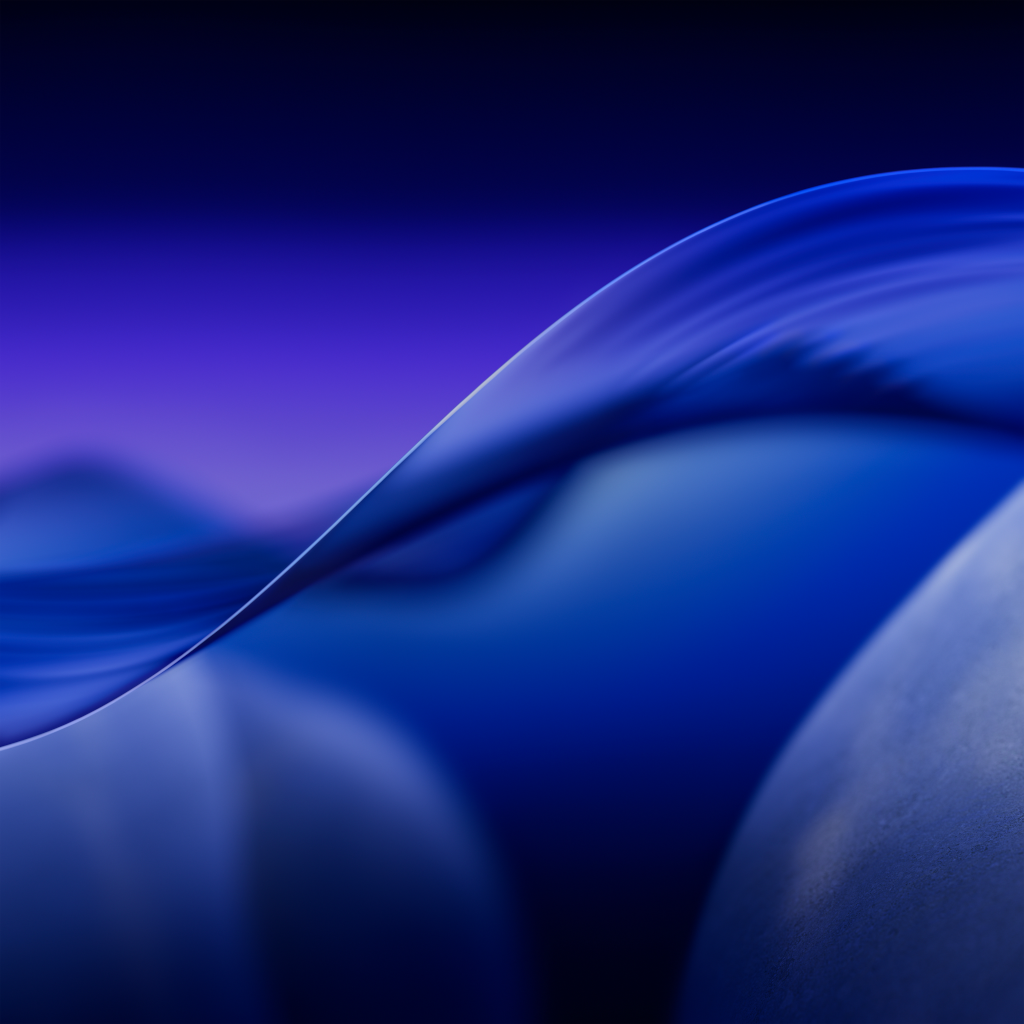
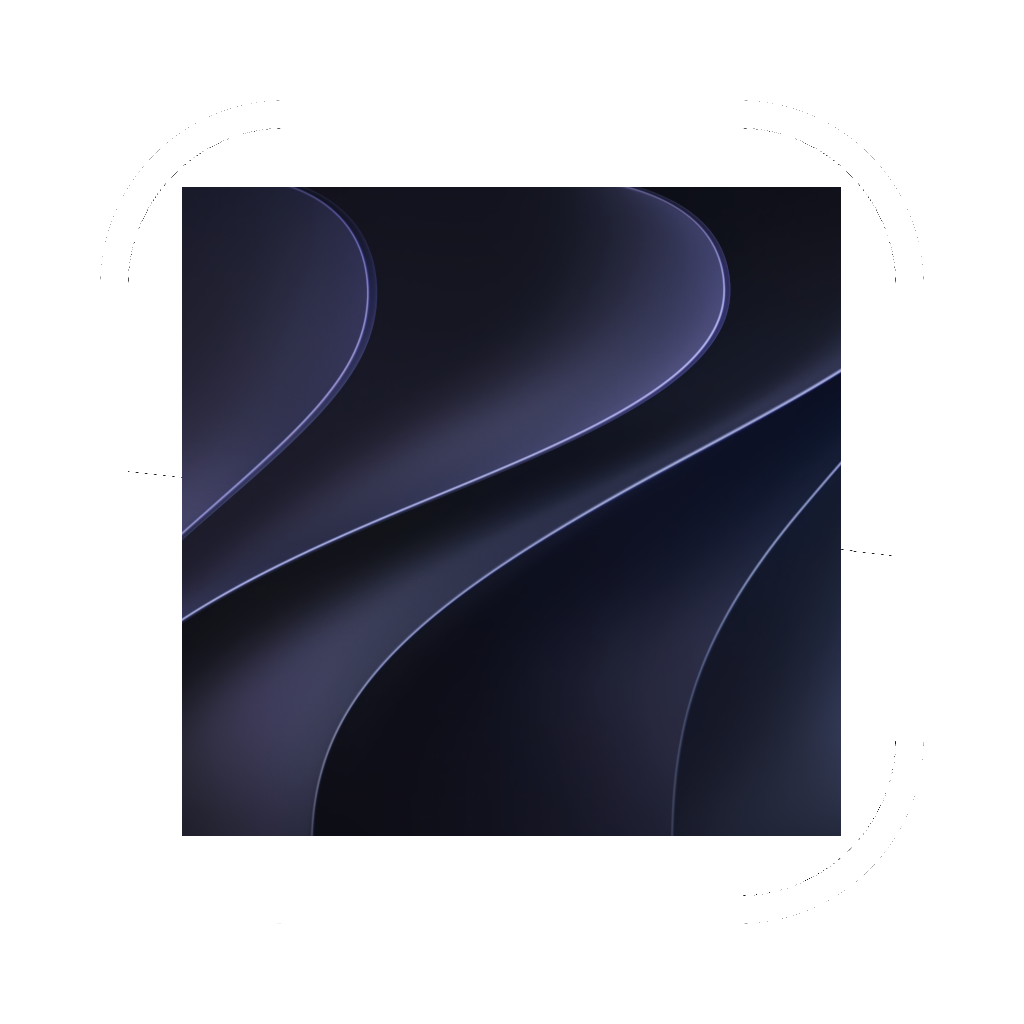
Layered file, before and after one edit (1024 × 1024). Changes by layer:
renamed "26-Tahoe-Dark-6K-thumb.jpeg copia" to "27-Golden-Gate-Dark.png copia", painted on it over [0, 0, 1024, 1024]
